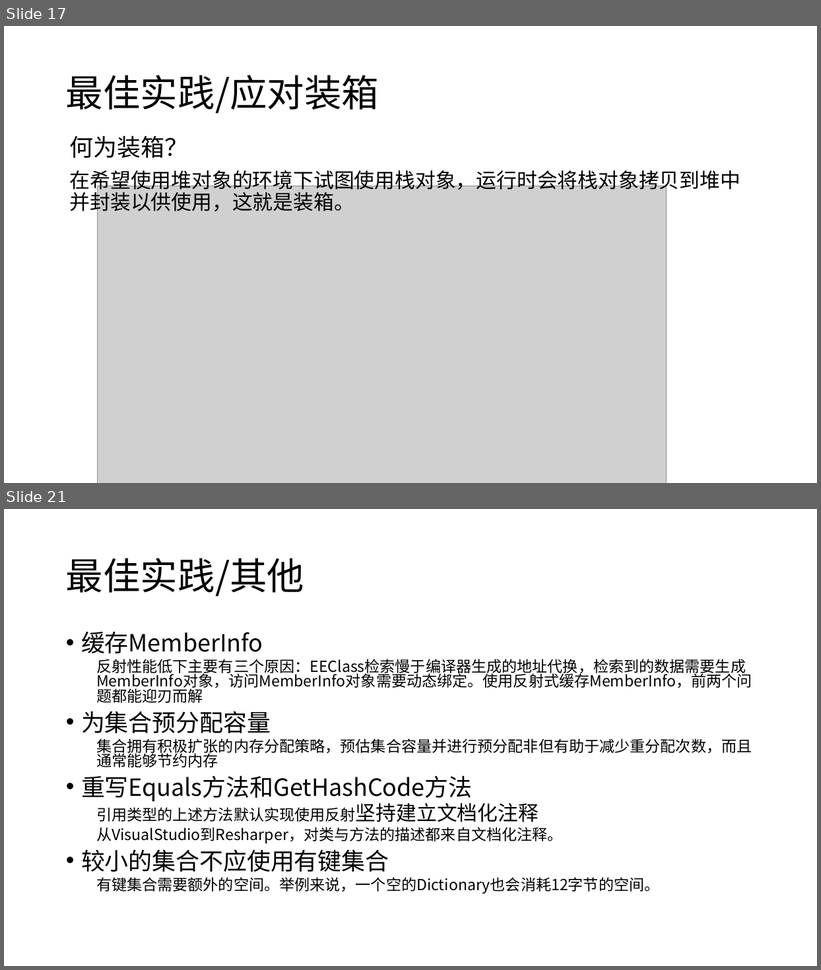
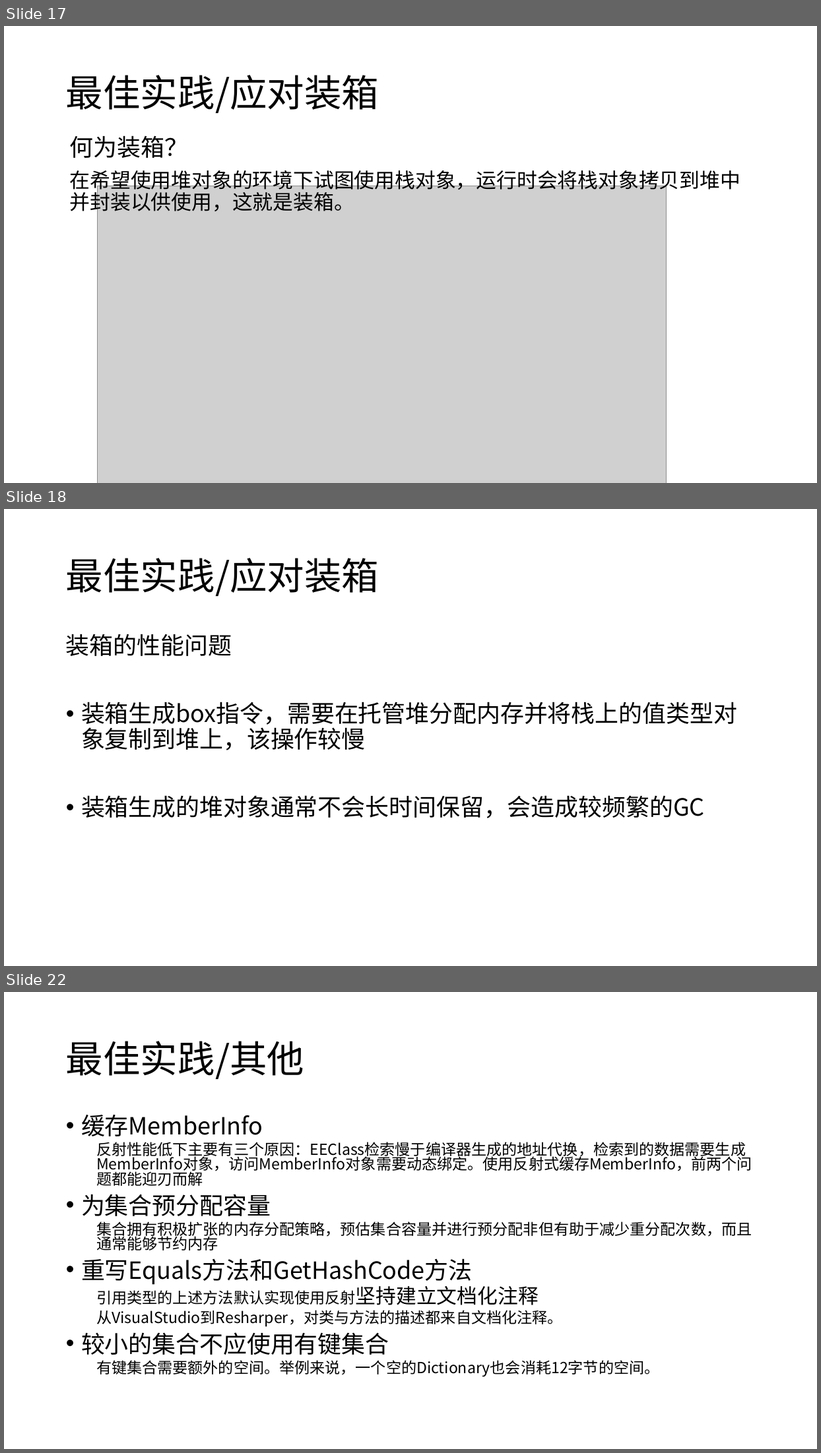
Before and after one commit to snakealpha/DotNetSession, a slide deck: pptx.pptx.pptx. Shown one above the other, each under a label of ours: slides 17 and 21 before the commit, slides 17, 18 and 22 after it; the slides between them are not shown. The pictures are 821x970 and 821x1453 pixels, drawn with LibreOffice and Linux fonts; fonts in the diff are those of the drawing; grey boxes stand for pictures. Boxes give left, top, right and bottom in pixels: in the first picture for what was removed or moved away, otherwise in the second. Text is boxed around its words. In the diff, an @@ line names an element or a change of style, - is before the commit and + after.

Commit message:
装箱重编

```diff
--- a/pptx.pptx.pptx
+++ b/pptx.pptx.pptx
@@ slide 18 added at [4,509,817,966], background #FFFFFF @@
@@ title added at [66,558,379,596], 44 pt, text #000000 @@
+最佳实践/应对装箱
@@ text added at [66,634,737,819], 28 pt, text #000000 @@
+装箱的性能问题
+• 装箱生成box指令，需要在托管堆分配内存并将栈上的值类型对象复制到堆上，该操作较慢
+• 装箱生成的堆对象通常不会长时间保留，会造成较频繁的GC
@@ what was slide 21 is now slide 22 @@
```
Also in this commit, not shown: 3 other slides added, 3 slides removed, 1 other file.
